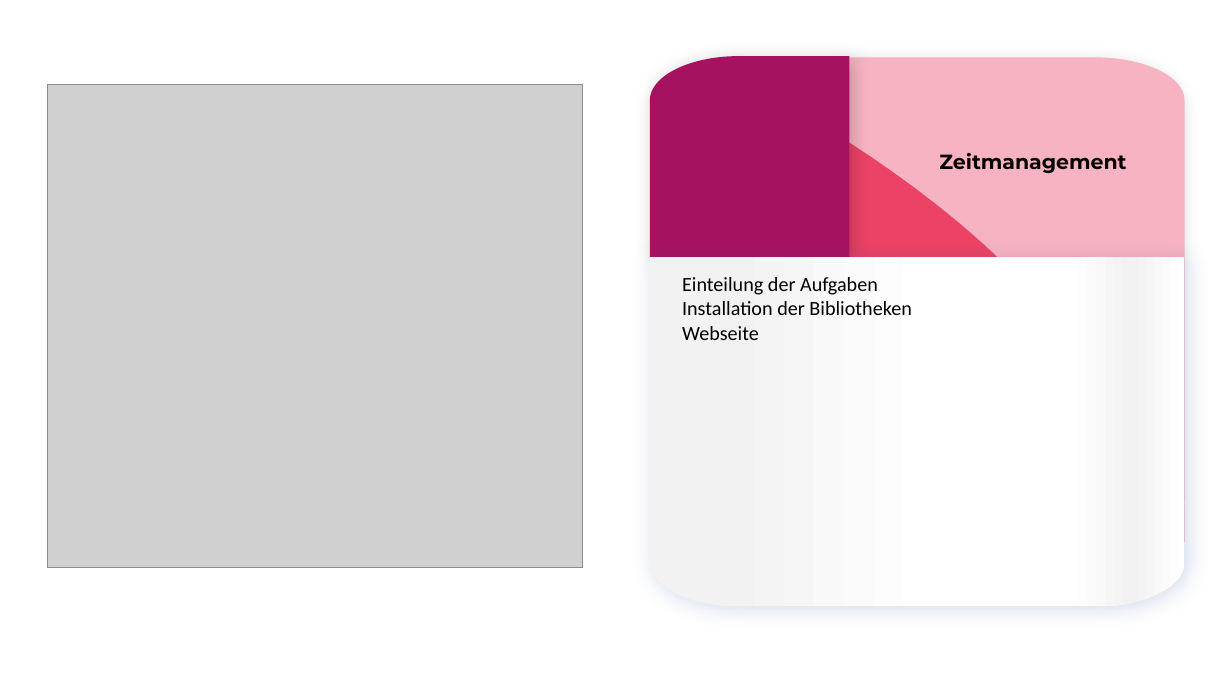
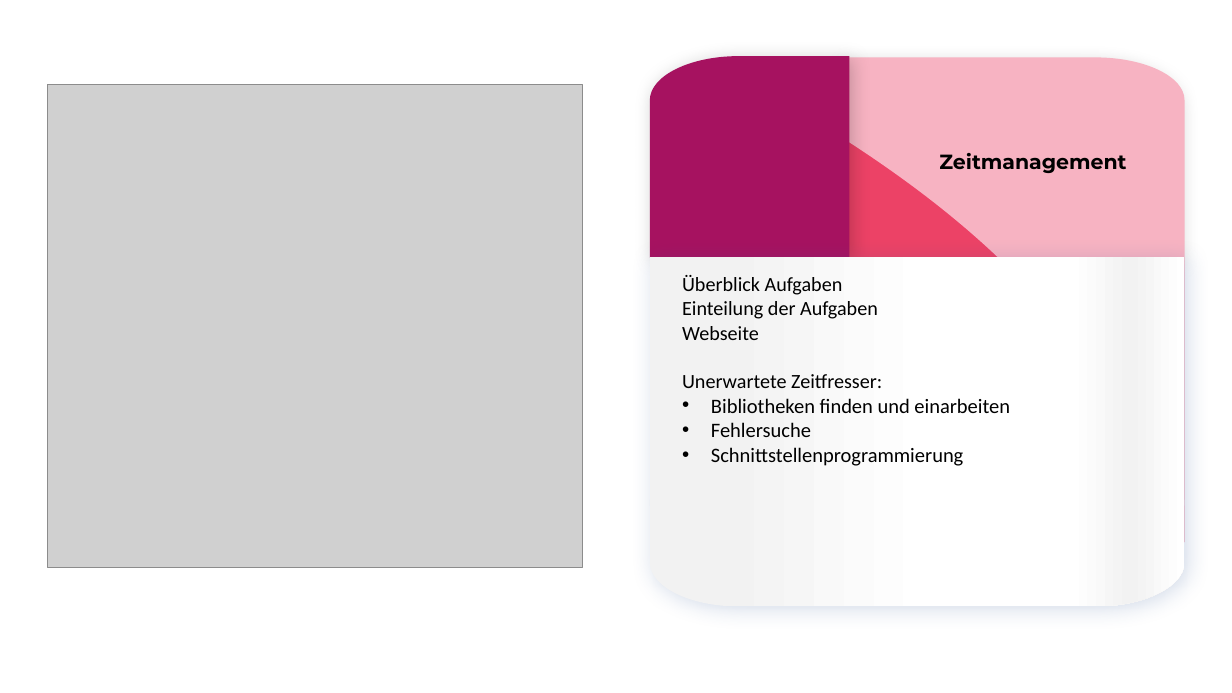
Before and after one commit to haaf-emily/Quizgame, a slide deck: slide 4 of Programmieren 1.pptx. Drawn at 1232x693 pixels with LibreOffice and Linux fonts; fonts in the diff are those of the drawing; grey boxes stand for pictures. Boxes give left, top, right and bottom in pixels: in the first picture for what was removed or moved away, otherwise in the second. Text is boxed around its words. In the diff, an @@ line names an element or a change of style, - is before the commit and + after.

Commit message:
Finish the presentation

```diff
--- a/Programmieren 1.pptx
+++ b/Programmieren 1.pptx
@@ text at (682,275,843,295): paragraph added @@
+Überblick Aufgaben
@@ text at (682,301,912,315): paragraph removed @@
-Installation der Bibliotheken
@@ text at (682,374,1010,466): paragraphs added @@
+Unerwartete Zeitfresser:
+• Bibliotheken finden und einarbeiten
+• Fehlersuche
+• Schnittstellenprogrammierung
```
Also in this commit, not shown: 3 other slides changed.
